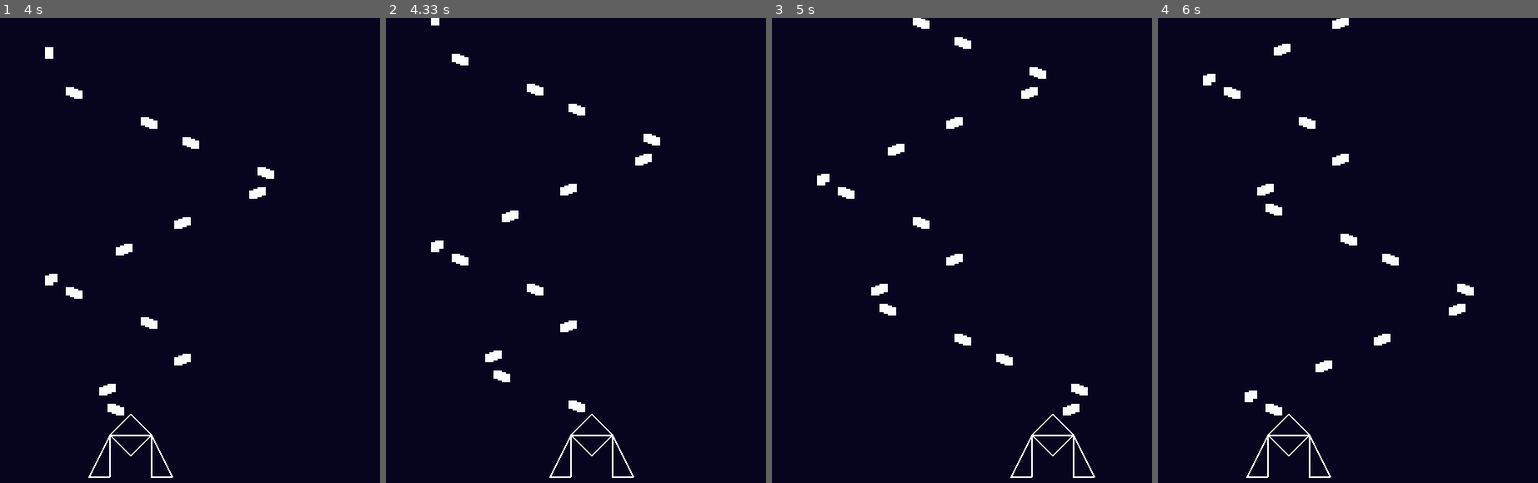
Above: before the commit, frames 1-4 (left to right).
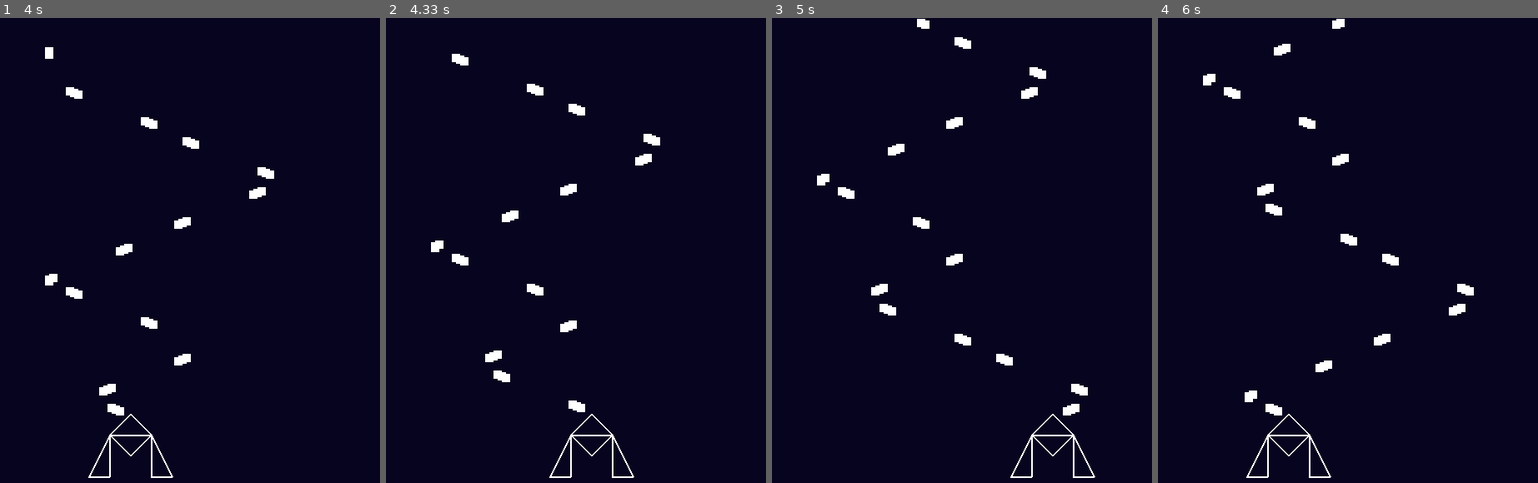
Above: after the commit, the same moments.

Repository: gnikkoch96/pygame-projects
Game: pygame game, started from test_game/shootemup_game/main.py
Two runs of this game, one before a commit and one after it. Both use one fixed random seed, a clock stepped at 60 frames per second and the inputs below.
Inputs:
- Up to frame 1 (4 s): tap Space at 0.33, 0.73, 1.03, 1.23, 1.53, 1.73, 2.03, 2.3, 2.6, 2.73, 3.03, 3.4, 3.7, 3.9 s; hold Right 0.67-1.13 s; hold Right 1.17-1.63 s; hold Left 1.67-2.2 s; hold Left 2.23-2.63 s; hold Right 2.67-3.3 s; hold Left 3.33-3.8 s; hold Right from 3.83 s (still down)
- Up to frame 2 (4.33 s): tap Space at 4.2 s; release Right at 4.3 s
- Up to frame 3 (5 s): hold Right 4.33-4.8 s; tap Space at 4.4, 4.7, 4.9 s; hold Left from 4.83 s (still down)
- Up to frame 4 (6 s): tap Space at 5.2, 5.47, 5.77, 5.9 s; release Left at 5.37 s; hold Left 5.4-5.8 s; hold Right from 5.83 s (still down)

Frame 1 is identical in both runs. In frame 2, less than 0.1% of the frame differs, in the area x 11-15%, y 0-2%; in frame 3, less than 0.1%; in frame 4, less than 0.1%.

Commit message:
feat: removed bullets that are not alive anymore

Diff:
--- a/test_game/shootemup_game/entities/player.py
+++ b/test_game/shootemup_game/entities/player.py
@@ -29,6 +29,18 @@
     def update(self):
         for bullet in self.bullets:
             bullet.update()
+
+        # print(f"Bullets before cleanup: {len(self.bullets)}")  # Debug: Count before
+
+        # clean up dead bullets
+        alive_bullets_left = []
+        for bullet in self.bullets:
+            if bullet.is_alive:
+                alive_bullets_left.append(bullet)
+
+        self.bullets = alive_bullets_left
+
+        # print(f"Bullets after cleanup: {len(self.bullets)}")  # Debug: Count after
 
     def render(self, screen: pygame.Surface):
         # bullets
